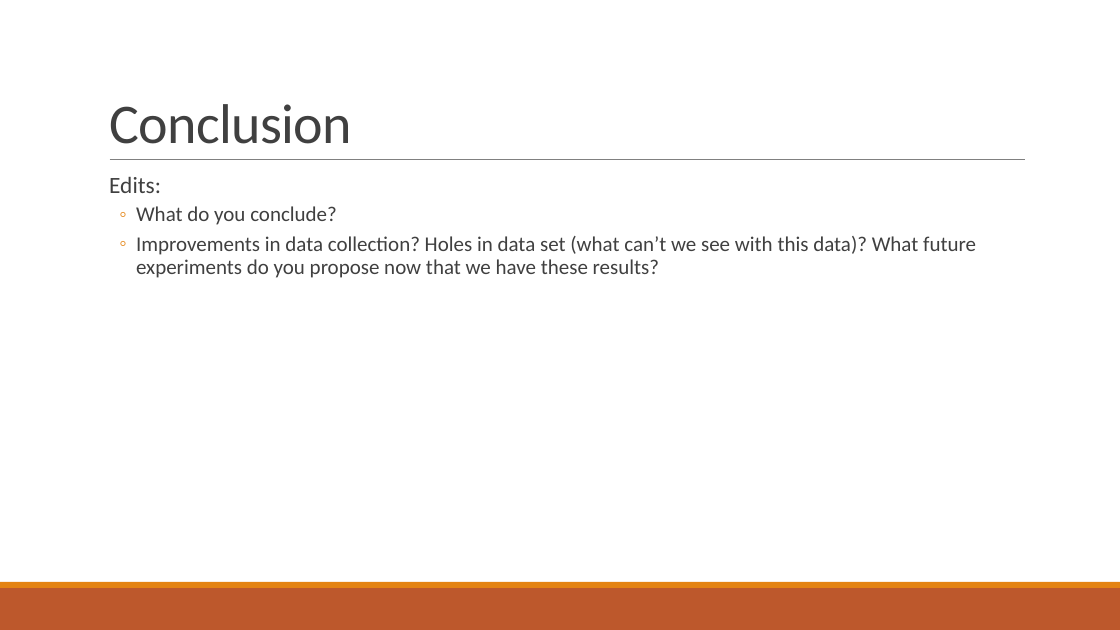
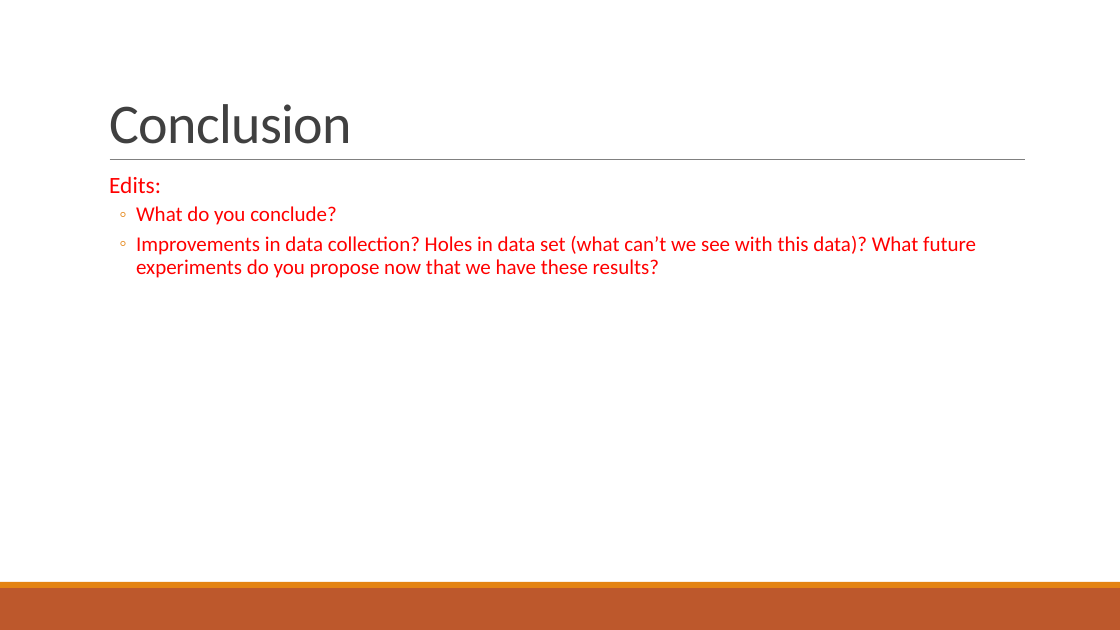
Before and after one commit to jamestbrown5/2018_Undergrad-Summer-Project, a slide deck: slide 16 of Documents/Summer Project Presentation.pptx. Drawn at 1120x630 pixels with LibreOffice and Linux fonts; fonts in the diff are those of the drawing. Boxes give left, top, right and bottom in pixels: in the first picture for what was removed or moved away, otherwise in the second. Text is boxed around its words. In the diff, an @@ line names an element or a change of style, - is before the commit and + after.

```diff
--- a/Documents/Summer Project Presentation.pptx
+++ b/Documents/Summer Project Presentation.pptx
@@ text "Edits:" at (109, 176, 976, 278): text colour #404040 to #FF0000 @@
```
Also in this commit, not shown: 8 other slides changed.
